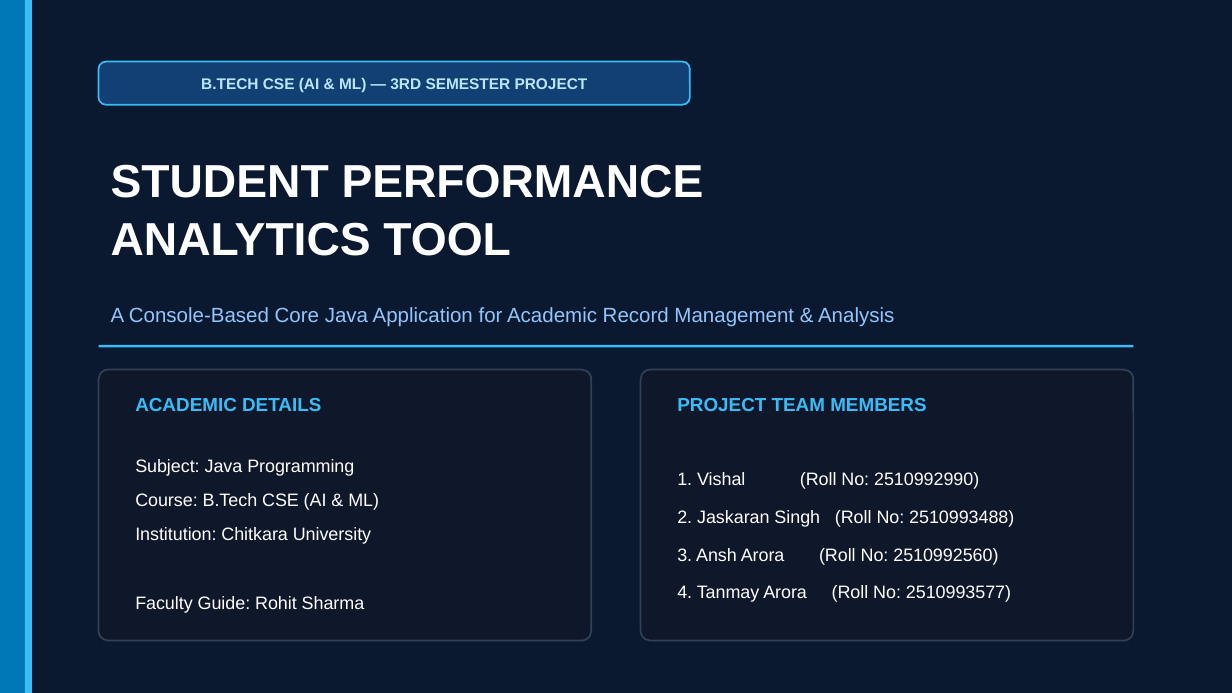
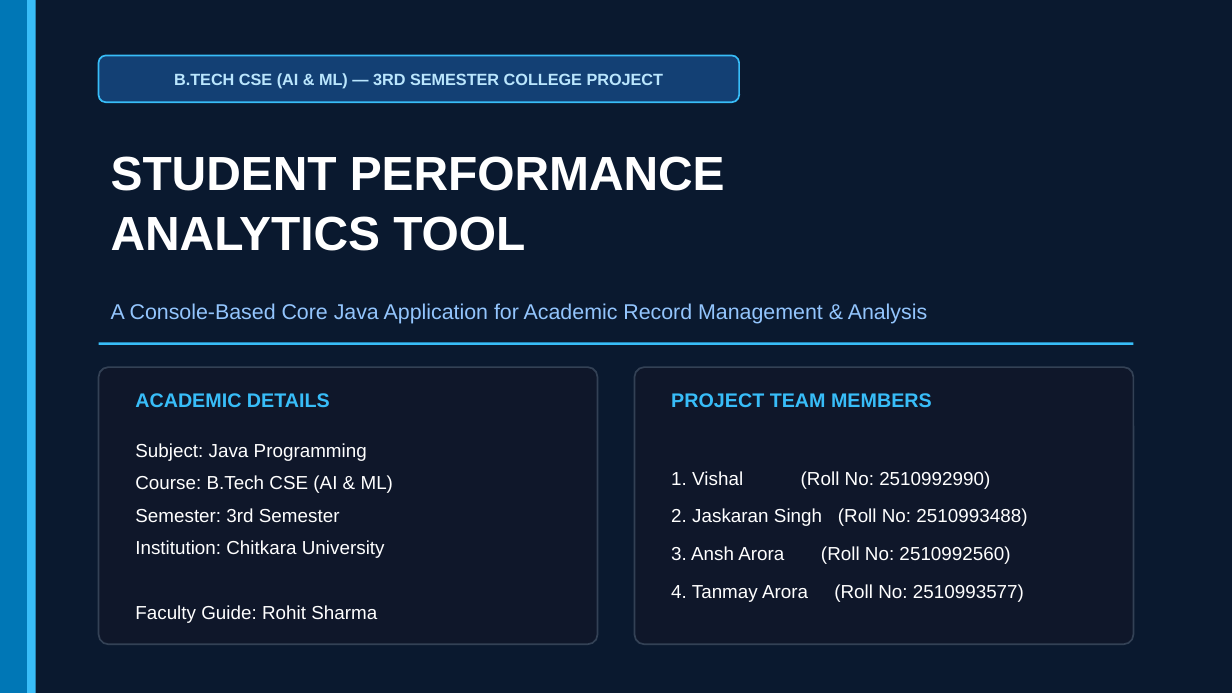
Before and after one commit to Tanmay-Arora19/java_project_sem3, a slide deck: slide 1 of Student_Performance_Analytics_Presentation.pptx. Drawn at 1232x693 pixels with LibreOffice and Linux fonts; fonts in the diff are those of the drawing. Boxes give left, top, right and bottom in pixels: in the first picture for what was removed or moved away, otherwise in the second. Text is boxed around its words. In the diff, an @@ line names an element or a change of style, - is before the commit and + after.

Commit message:
Enhance font sizes, fill multi-container slides, and refine visual balance

```diff
--- a/Student_Performance_Analytics_Presentation.pptx
+++ b/Student_Performance_Analytics_Presentation.pptx
@@ rectangle: place and size @@
-rectangle at (25, 0, 32, 692)
+rectangle at (27, 0, 36, 692)
@@ rounded rectangle: place and size @@
-rounded rectangle at (99, 62, 690, 105)
+rounded rectangle at (99, 55, 739, 102)
@@ rounded rectangle at (99, 55, 739, 102): proportions changed @@
@@ text at (174, 73, 664, 89): text changed; size 9 to 9.5 pt @@
-B.TECH CSE (AI & ML) — 3RD SEMESTER PROJECT
+B.TECH CSE (AI & ML) — 3RD SEMESTER COLLEGE PROJECT
@@ text "STUDENT PERFORMANCE" at (111, 156, 725, 251): size 27 to 28 pt; line spacing 34pt to 35pt @@
@@ text "A Console-Based Core Java Application ..." at (111, 303, 927, 324): size 12 to 12.5 pt @@
@@ rounded rectangle: place and size @@
-rounded rectangle at (99, 370, 591, 641)
+rounded rectangle at (99, 367, 598, 644)
@@ text "ACADEMIC DETAILS" at (135, 393, 330, 407): size 11 to 11.5 pt @@
@@ rounded rectangle: place and size @@
-rounded rectangle at (641, 370, 1133, 641)
+rounded rectangle at (634, 367, 1133, 644)
@@ text "PROJECT TEAM MEMBERS" at (671, 393, 932, 407): size 11 to 11.5 pt @@
@@ text "Subject: Java Programming": place and size @@
-text "Subject: Java Programming" at (135, 459, 379, 613)
+text "Subject: Java Programming" at (135, 443, 393, 623)
@@ text at (135, 443, 393, 623): size 10.5 to 11 pt in "Subject: Java Programming", "Course: B.Tech CSE (AI & ML)", "Institution: Chitkara University", "Faculty Guide: Rohit Sharma"; line spacing 20pt to 19pt @@
@@ text "1. Vishal (Roll No: 2510992990)" at (671, 471, 1027, 602): size 10.5 to 11 pt @@
@@ text at (135, 508, 340, 522): paragraph added @@
+Semester: 3rd Semester
```
Also in this commit, not shown: 14 other slides changed, 2 other files.
